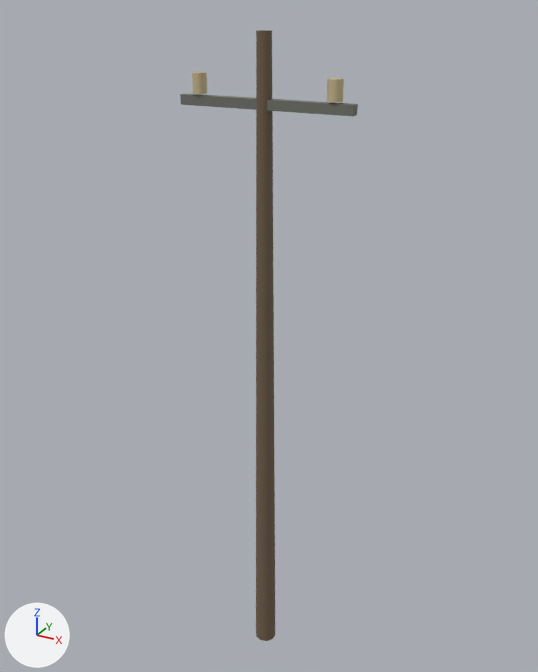
A saved change to the glTF model public/assets/models/pole.glb.
Both versions are drawn from a 50 mm lens placed at (4.44, -7.96, 9.23), pointed at (-0.08, 0.26, 5.12). The lights are fixed; the arrows at lower left show +X, +Y and +Z. The older version comes first. Where no turn or scale is listed for an object, it has been applied to the vertices. Vertices at exactly the same position are counted once.

Names of what the first picture shows: 'metal', 'paper', 'wood'.
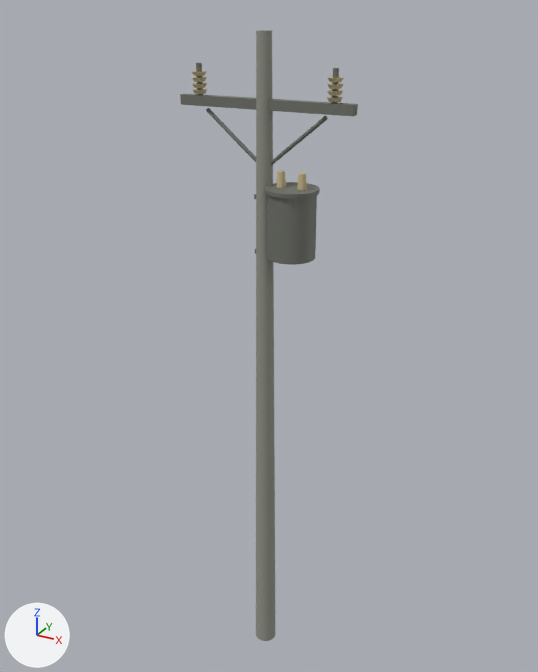
Where the change shows, as pixel boxes (x1, y1, x2, y2) in the pictures (538 x 672 px; the box of a moved part takes in the faces that stretch with it):
'wood', reshaped
    before: (256, 30, 275, 641)
    after: (256, 30, 276, 641)
'metal', reshaped (783% taller)
    before: (180, 94, 358, 116)
    after: (180, 63, 358, 265)
'paper', reshaped (287% taller)
    before: (192, 72, 344, 102)
    after: (192, 71, 344, 190)
part 1 of me_mesh_0, moved or reshaped
    before: (257, 30, 275, 639)
    after: (256, 30, 276, 641)
part 2 of me_mesh_0, recoloured (brown to grey)
    both: (256, 30, 271, 641)
part 3 of me_mesh_1, added
    after: (196, 63, 203, 95)
part 4 of me_mesh_1, added
    after: (332, 68, 339, 104)
part 5 of me_mesh_1, added
    after: (267, 195, 317, 265)
part 6 of me_mesh_1, added
    after: (265, 182, 320, 198)
part 7 of me_mesh_1, added
    after: (206, 108, 256, 162)
part 8 of me_mesh_1, added
    after: (271, 116, 328, 165)
part 9 of me_mesh_2, added
    after: (193, 83, 207, 88)
part 10 of me_mesh_2, added
    after: (192, 77, 207, 82)
part 11 of me_mesh_2, added
    after: (192, 71, 207, 76)
part 12 of me_mesh_2, added
    after: (327, 90, 343, 96)
part 13 of me_mesh_2, added
    after: (327, 83, 343, 89)
part 14 of me_mesh_2, added
    after: (328, 77, 344, 82)
part 15 of me_mesh_2, added
    after: (276, 171, 286, 188)
part 16 of me_mesh_2, added
    after: (297, 173, 307, 190)
part 17 of me_mesh_2, moved or reshaped
    before: (192, 72, 207, 94)
    after: (193, 89, 207, 94)
part 18 of me_mesh_2, moved or reshaped
    before: (327, 78, 344, 102)
    after: (327, 97, 343, 102)

What changed in the scene script:
```text
Add mat_stone:
    mat_stone = principled_material('stone')
    mat_stone.base_color = (0.292, 0.301, 0.254)  # grey #93958a
    mat_stone.roughness = 1.0
Change me_mesh_0:
    remove me_mesh_0.from_pydata(...)  # 24 vertices, 40 faces; spans x -0.15..0.15, y -0.16..0.16, z 0.0..9.0
    add me_mesh_0.from_pydata(...)  # 36 vertices, 64 faces; spans x -0.16..0.16, y -0.16..0.16, z 0.0..9.0
    me_mesh_0 part 1
    8 faces are deleted
    16 vertices move from x -0.15..0.15, y -0.13..0.13, z 0.0..9.0 to x -0.11..0.11, y -0.15..0.15, z 0.0..9.0
    12 vertices are added at x -0.16..0.16, y -0.06..0.06, z 0.0..9.0
    32 new faces join them
    me_mesh_0 part 2: 32 faces spanning x -0.11..0.11, y -0.16..0.16, z 0.0..9.0 switch from mat_wood (brown #71604c) to mat_stone (grey #93958a)
Change me_mesh_1:
    remove me_mesh_1.from_pydata(...)  # 8 vertices, 12 faces; spans x -1.15..1.15, y -0.06..0.06, z 8.14..8.26
    add me_mesh_1.from_pydata(...)  # 196 vertices, 348 faces; spans x -1.15..1.15, y -0.33..0.33, z 6.37..8.63
    me_mesh_1 part 3: a new loose piece, an 8-sided cylinder along z spanning x -0.935..-0.865, y -0.035..0.035, z 8.21..8.63, in mat_metal (grey #787a72)
    me_mesh_1 part 4: a new loose piece, an 8-sided cylinder along z spanning x 0.865..0.935, y -0.035..0.035, z 8.21..8.63, in mat_metal (grey #787a72)
    me_mesh_1 part 5: a new loose piece, a 20-sided cylinder along z spanning x 0.08..0.68, y -0.3..0.3, z 6.39..7.21, in mat_metal (grey #787a72)
    me_mesh_1 part 6: a new loose piece, a 20-sided cylinder along z spanning x 0.05..0.71, y -0.33..0.33, z 7.205..7.255, in mat_metal (grey #787a72)
    me_mesh_1 part 7: a new loose piece of 16 vertices spanning x -0.82..0.02, y -0.03..0.02, z 7.43..8.12, in mat_metal (grey #787a72)
    me_mesh_1 part 8: a new loose piece of 16 vertices spanning x -0.02..0.82, y -0.03..0.02, z 7.43..8.12, in mat_metal (grey #787a72)
    other edits to the shape of me_mesh_1 do not show in these pictures
Change me_mesh_2:
    remove me_mesh_2.from_pydata(...)  # 68 vertices, 120 faces; spans x -0.99..0.99, y -0.09..0.09, z 8.28..8.52
    add me_mesh_2.from_pydata(...)  # 372 vertices, 672 faces; spans x -0.99..0.99, y -0.09..0.09, z 7.22..8.53
    me_mesh_2 part 9: a new loose piece, a 12-sided cut cone along z (radius 0.065 at the low end, 0.09 at the high end) spanning x -0.99..-0.81, y -0.09..0.09, z 8.347..8.392, in mat_paper (beige #c9b98e)
    me_mesh_2 part 10: a new loose piece, a 12-sided cut cone along z (radius 0.065 at the low end, 0.09 at the high end) spanning x -0.99..-0.81, y -0.09..0.09, z 8.417..8.462, in mat_paper (beige #c9b98e)
    me_mesh_2 part 11: a new loose piece, a 12-sided cut cone along z (radius 0.065 at the low end, 0.09 at the high end) spanning x -0.99..-0.81, y -0.09..0.09, z 8.488..8.533, in mat_paper (beige #c9b98e)
    me_mesh_2 part 12: a new loose piece, a 12-sided cut cone along z (radius 0.065 at the low end, 0.09 at the high end) spanning x 0.81..0.99, y -0.09..0.09, z 8.347..8.392, in mat_paper (beige #c9b98e)
    me_mesh_2 part 13: a new loose piece, a 12-sided cut cone along z (radius 0.065 at the low end, 0.09 at the high end) spanning x 0.81..0.99, y -0.09..0.09, z 8.417..8.462, in mat_paper (beige #c9b98e)
    me_mesh_2 part 14: a new loose piece, a 12-sided cut cone along z (radius 0.065 at the low end, 0.09 at the high end) spanning x 0.81..0.99, y -0.09..0.09, z 8.488..8.533, in mat_paper (beige #c9b98e)
    me_mesh_2 part 15: a new loose piece, a 12-sided cut cone along z (radius 0.06 at the low end, 0.05 at the high end) spanning x 0.17..0.29, y -0.06..0.06, z 7.22..7.44, in mat_paper (beige #c9b98e)
    me_mesh_2 part 16: a new loose piece, a 12-sided cut cone along z (radius 0.06 at the low end, 0.04 at the high end) spanning x 0.45..0.57, y -0.06..0.06, z 7.22..7.44, in mat_paper (beige #c9b98e)
    me_mesh_2 part 17: 21 vertices removed from x -0.99..-0.81, y -0.09..0.09, z 8.28..8.52; 25 vertices added at x -0.99..-0.81, y -0.09..0.09, z 8.28..8.32
    me_mesh_2 part 18: 21 vertices removed from x 0.81..0.99, y -0.09..0.09, z 8.28..8.52; 25 vertices added at x 0.81..0.99, y -0.09..0.09, z 8.28..8.32
    other edits to the shape of me_mesh_2 do not show in these pictures
```
